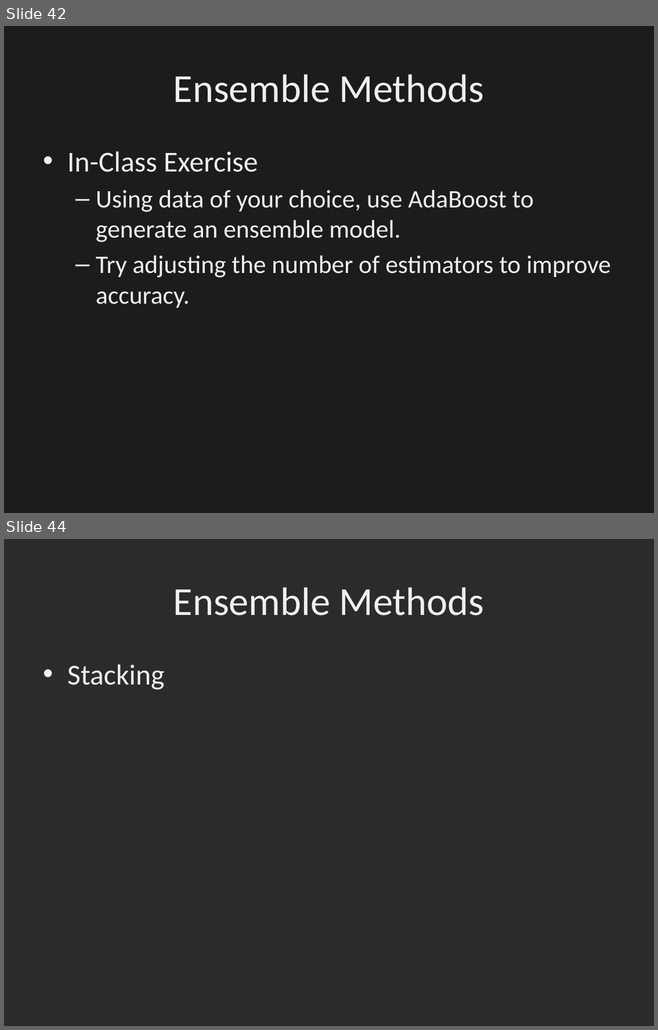
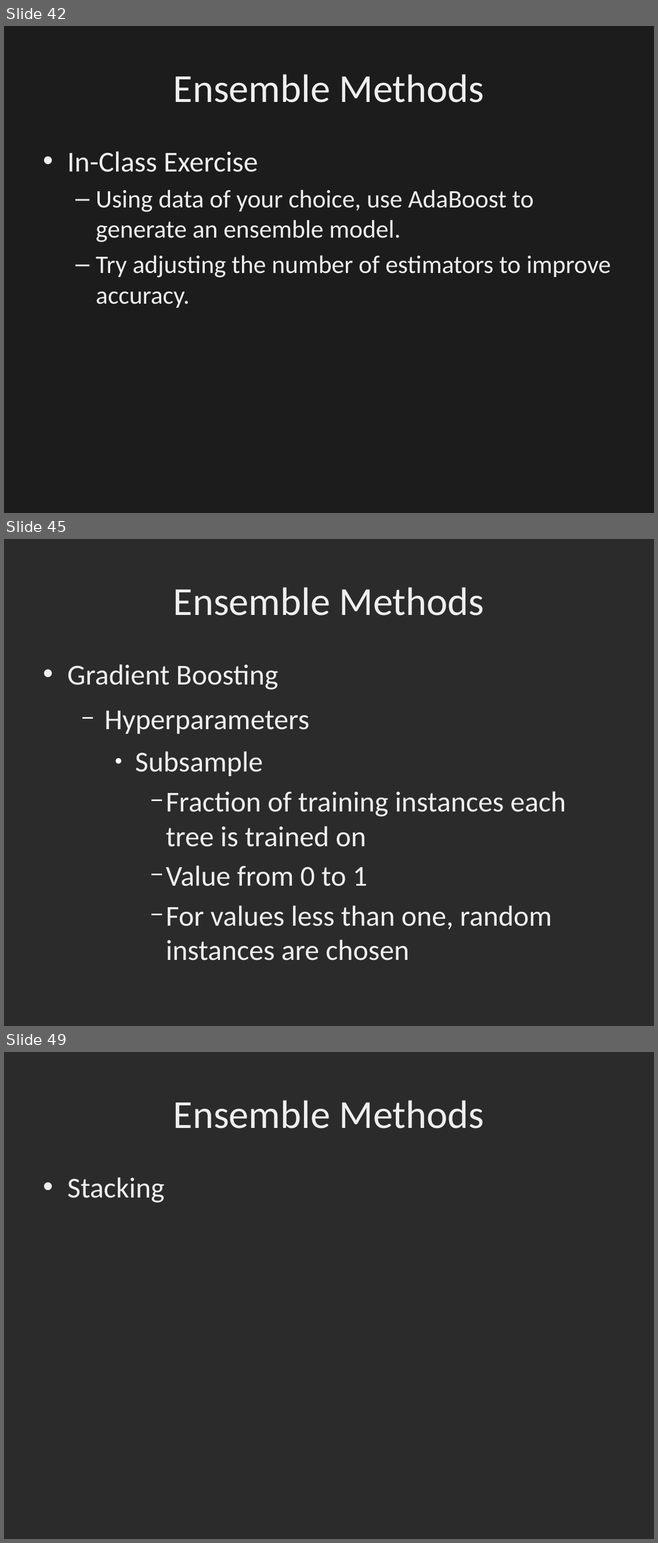
Before and after one commit to dbowmans46/PracticalProgramming, a slide deck: Session 7 - Python/Instructional Material/Machine Learning Slides/Session 7 - Python ML 9: Ensemble Methods.odp. Shown one above the other, each under a label of ours: slides 42 and 44 before the commit, slides 42, 45 and 49 after it; the slides between them are not shown. The pictures are 658x1030 and 658x1543 pixels, drawn with LibreOffice and Linux fonts; fonts in the diff are those of the drawing; background and template pictures are left out; a plain dark background stands for a picture behind light text. Boxes give left, top, right and bottom in pixels: in the first picture for what was removed or moved away, otherwise in the second. Text is boxed around its words. In the diff, an @@ line names an element or a change of style, - is before the commit and + after.

Commit message:
Added slides for gradient boosting.  Corrected slides for AdaBoost.  Added code for gradient boosting.

```diff
--- a/Session 7 - Python/Instructional Material/Machine Learning Slides/Session 7 - Python ML 9: Ensemble Methods.odp
+++ b/Session 7 - Python/Instructional Material/Machine Learning Slides/Session 7 - Python ML 9: Ensemble Methods.odp
@@ slide 45 added at [4,539,654,1026], background picture (left out) @@
@@ title added at [173,587,484,616], 44 pt, text #EFEFEF @@
+Ensemble Methods
@@ text added at [67,664,566,961], 32 pt, text #EFEFEF @@
+• Gradient Boosting
+  − Hyperparameters
+    ● Subsample
+      − Fraction of training instances each tree is trained on
+      − Value from 0 to 1
+      − For values less than one, random instances are chosen
@@ what was slide 44 is now slide 49 @@
```
Also in this commit, not shown: 3 slides changed, 4 other slides added, 2 other files.
